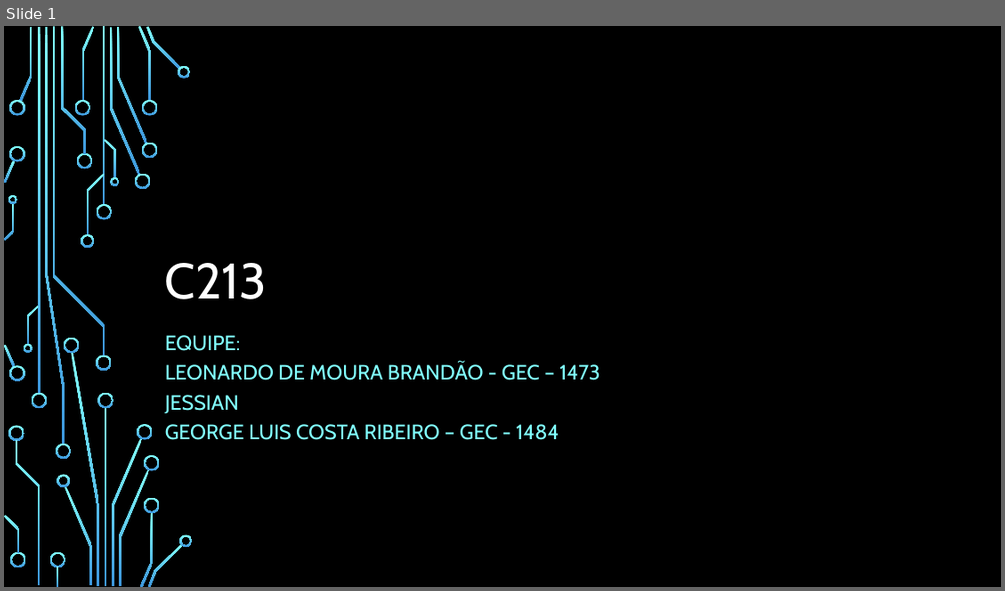
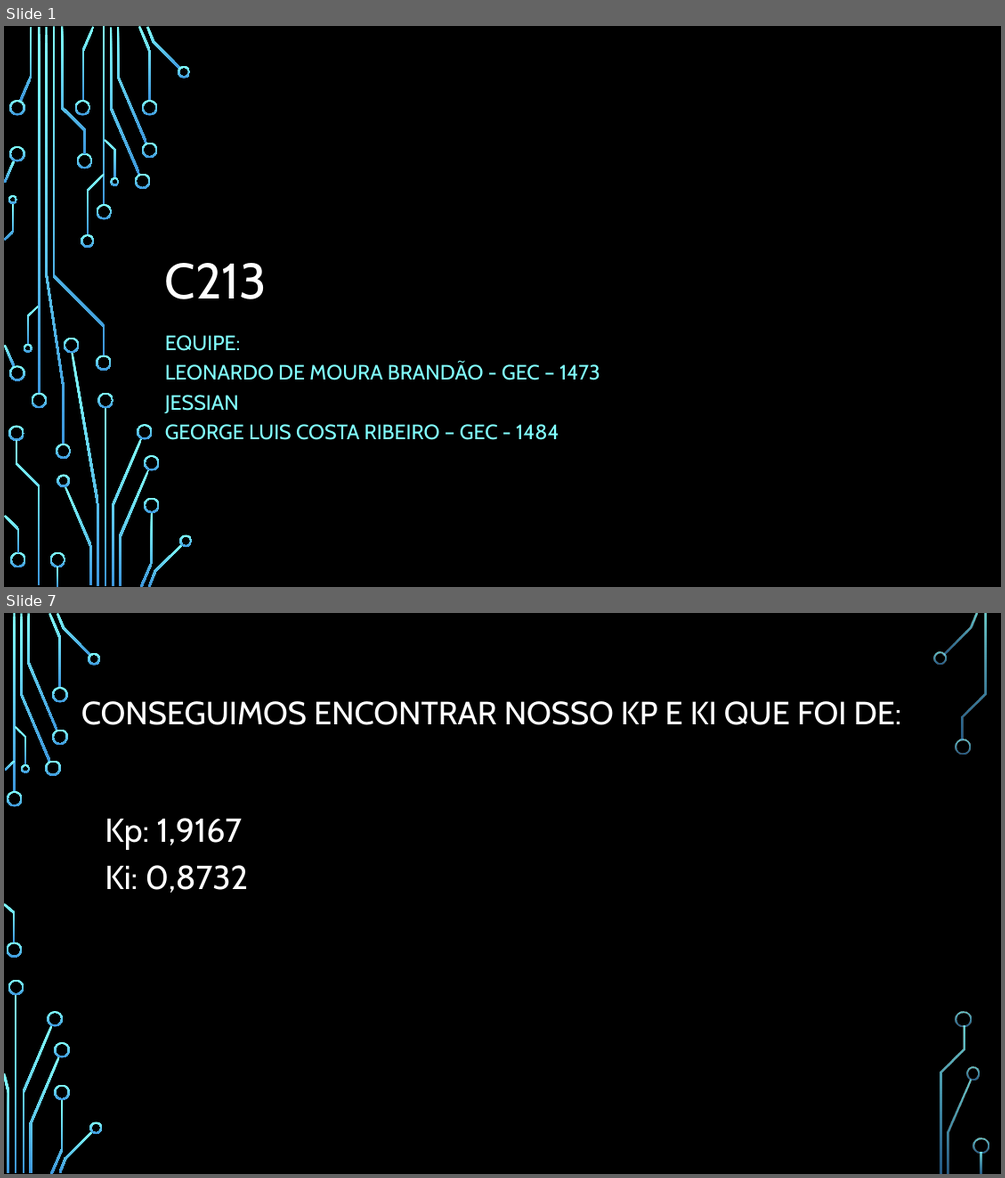
Before and after one commit to George-Luis-Costa/C213-Sistemas-Embarcados-, a slide deck: Projeto1/Apresentação.pptx. Shown one above the other, each under a label of ours: slide 1 before the commit, slides 1 and 7 after it; the slides between them are not shown. The pictures are 1005x591 and 1005x1178 pixels, drawn with LibreOffice and Linux fonts; fonts in the diff are those of the drawing; background and template pictures are left out. Boxes give left, top, right and bottom in pixels: in the first picture for what was removed or moved away, otherwise in the second. Text is boxed around its words. In the diff, an @@ line names an element or a change of style, - is before the commit and + after.

```diff
--- a/Projeto1/Apresentação.pptx
+++ b/Projeto1/Apresentação.pptx
@@ slide 7 added at box(4, 613, 1001, 1174), background picture (left out) @@
@@ title added at box(81, 701, 902, 725), 31 pt, text #FFFFFF @@
+CONSEGUIMOS ENCONTRAR NOSSO KP E KI QUE FOI DE:
@@ text added at box(105, 818, 249, 892), 32 pt, text #FFFFFF @@
+Kp: 1,9167
+Ki: 0,8732
@@ group added at box(4, 613, 989, 1174): 33 freeform shapes, 3 rectangles @@
```
Also in this commit, not shown: 5 slides changed, 4 other slides added, 1 slide removed.
